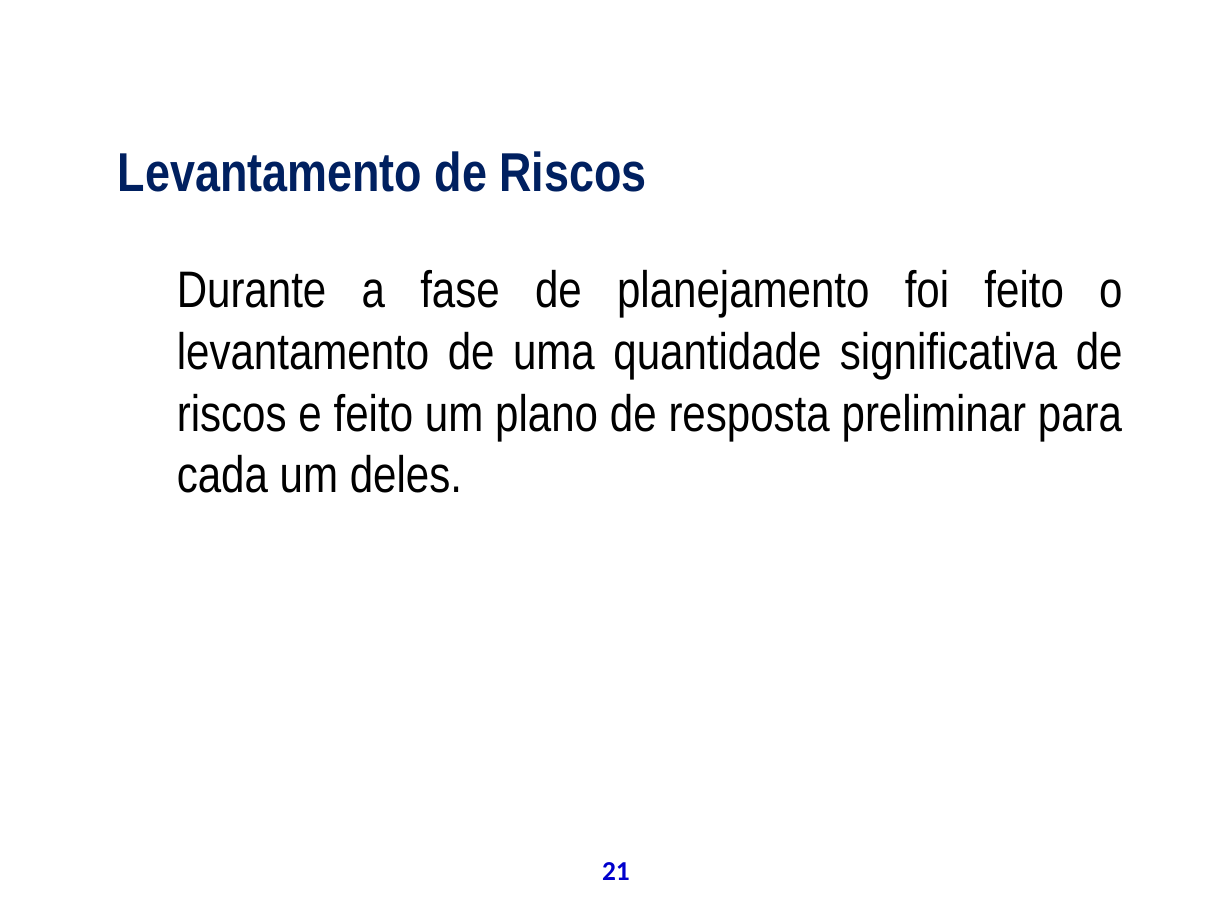
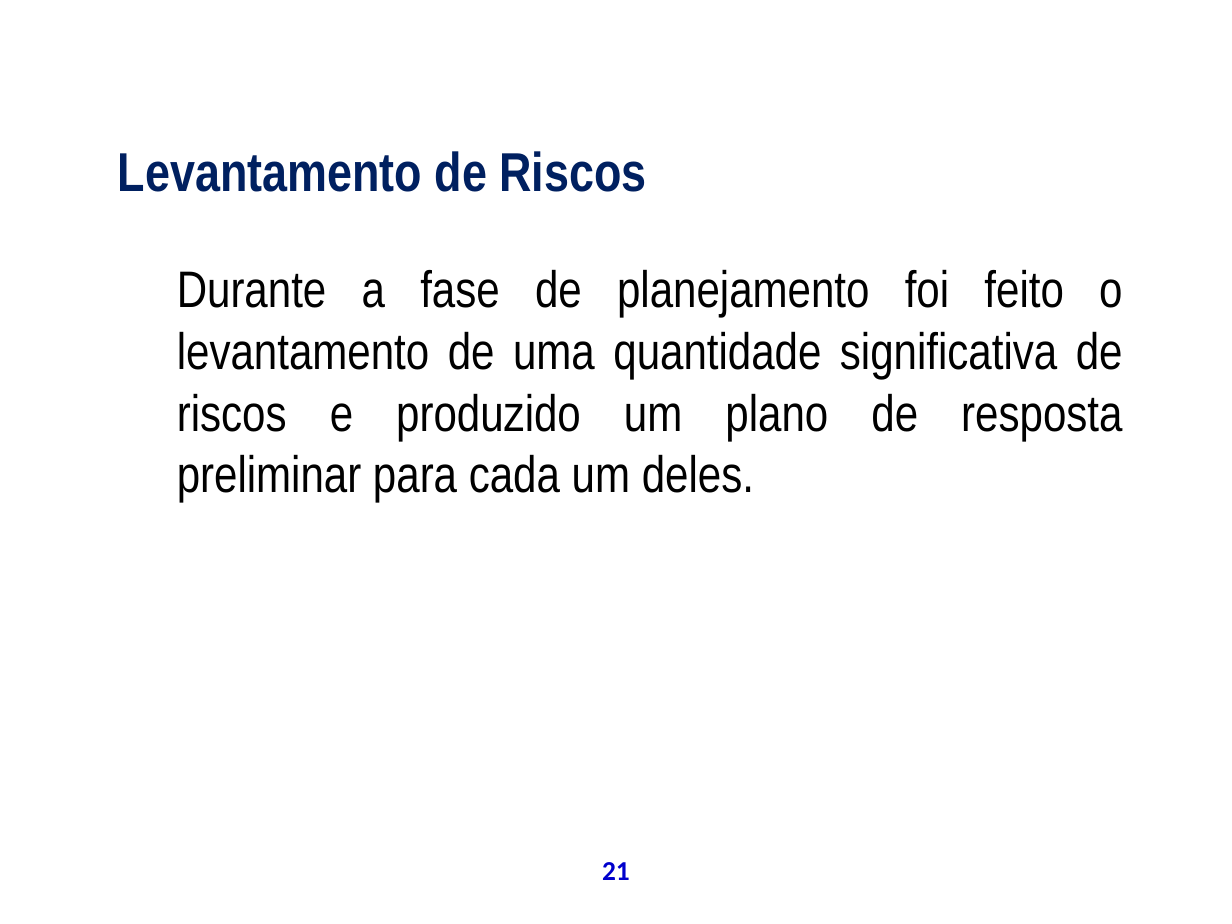
Before and after one commit to theoziran/sislodim, a slide deck: slide 21 of documentos/ProjetoPSA/Apresentação Final.ppt. Drawn at 1232x924 pixels with LibreOffice and Linux fonts; fonts in the diff are those of the drawing; background and template pictures are left out. Boxes give left, top, right and bottom in pixels: in the first picture for what was removed or moved away, otherwise in the second. Text is boxed around its words. In the diff, an @@ line names an element or a change of style, - is before the commit and + after.

```diff
--- a/documentos/ProjetoPSA/Apresentação Final.ppt
+++ b/documentos/ProjetoPSA/Apresentação Final.ppt
@@ text at box(177, 269, 1123, 502): text changed @@
-  Durante a fase de planejamento foi feito o levantamento de uma quantidade significativa de riscos e feito um plano de resposta preliminar para cada um deles.
+  Durante a fase de planejamento foi feito o levantamento de uma quantidade significativa de riscos e produzido um plano de resposta preliminar para cada um deles.
```
Also in this commit, not shown: 46 other slides changed, 4 slides added, 1 slide removed.
